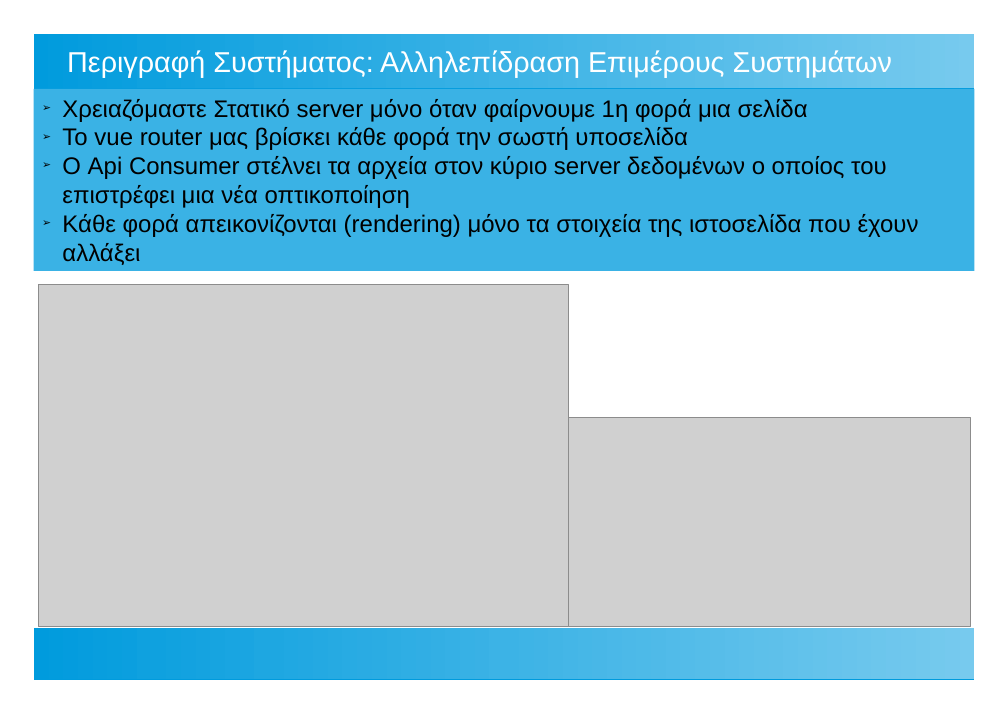
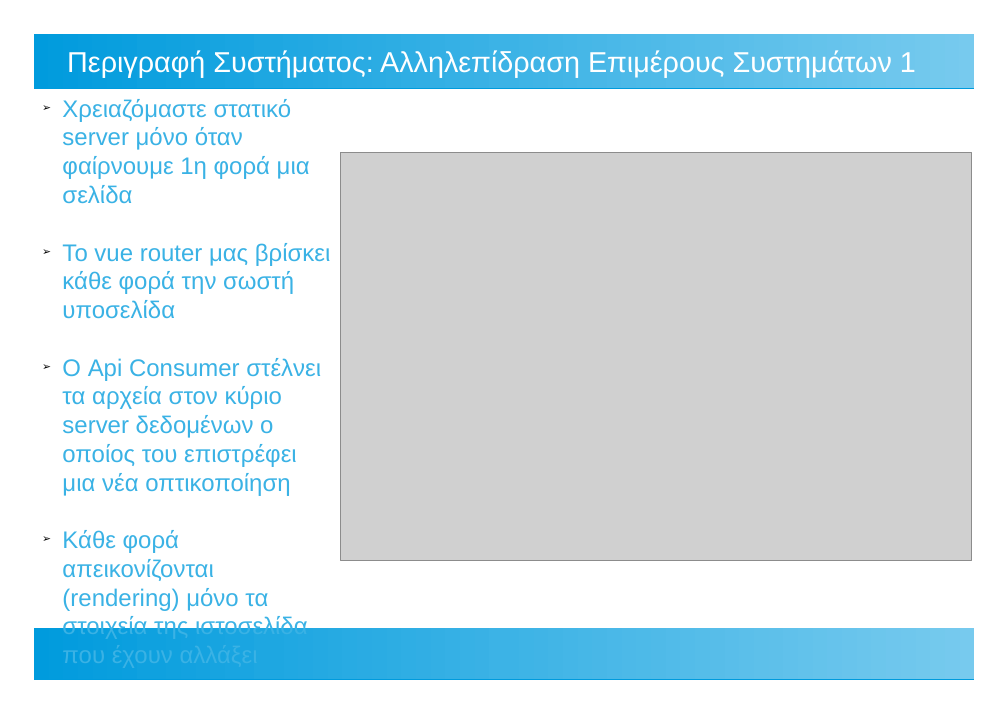
Before and after one commit to ThanosApostolou/omv, a slide deck: slide 7 of docs/thesis presentation.odp. Drawn at 1008x713 pixels with LibreOffice and Linux fonts; fonts in the diff are those of the drawing; grey boxes stand for pictures. Boxes give left, top, right and bottom in pixels: in the first picture for what was removed or moved away, otherwise in the second. Text is boxed around its words. In the diff, an @@ line names an element or a change of style, - is before the commit and + after.

Commit message:
update presentation

```diff
--- a/docs/thesis presentation.odp
+++ b/docs/thesis presentation.odp
@@ title at (x1=67, y1=50, x2=916, y2=77): text changed @@
-Περιγραφή Συστήματος: Αλληλεπίδραση Επιμέρους Συστημάτων
+Περιγραφή Συστήματος: Αλληλεπίδραση Επιμέρους Συστημάτων 1
@@ text "Χρειαζόμαστε στατικό server μόνο όταν ..." moved from (x1=34, y1=89, x2=974, y2=271) to (x1=62, y1=99, x2=331, y2=640) @@
@@ text "Χρειαζόμαστε στατικό server μόνο όταν ..." at (x1=62, y1=99, x2=331, y2=640): fill #3AB2E5 to none @@
@@ text at (x1=62, y1=99, x2=310, y2=204): text changed; text colour #000000 to #3AB2E5 @@
-➢ Χρειαζόμαστε Στατικό server μόνο όταν φαίρνουμε 1η φορά μια σελίδα
+➢ Χρειαζόμαστε στατικό server μόνο όταν φαίρνουμε 1η φορά μια σελίδα
@@ picture resized from (x1=39, y1=285, x2=568, y2=627) to (x1=341, y1=153, x2=972, y2=560) @@
@@ text at (x1=62, y1=243, x2=331, y2=640): text colour #000000 to #3AB2E5 in "Το vue router μας βρίσκει κάθε φορά ...", "Ο Api Consumer στέλνει τα αρχεία στον ...", "Κάθε φορά απεικονίζονται (rendering) μόνο τα στοιχεία ..." @@
@@ picture removed at (x1=568, y1=417, x2=970, y2=627) @@
```
Also in this commit, not shown: 11 other slides changed, 2 slides added, 1 slide removed, 1 other file.
